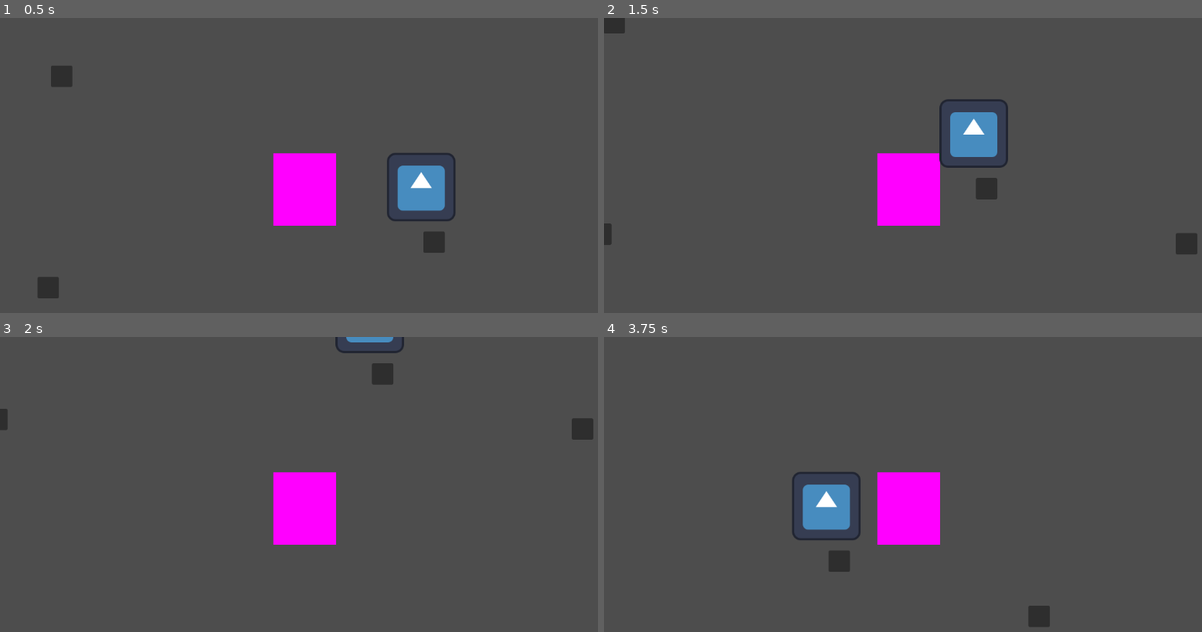
Above: before the commit, frames 1-4 (two rows, left to right).
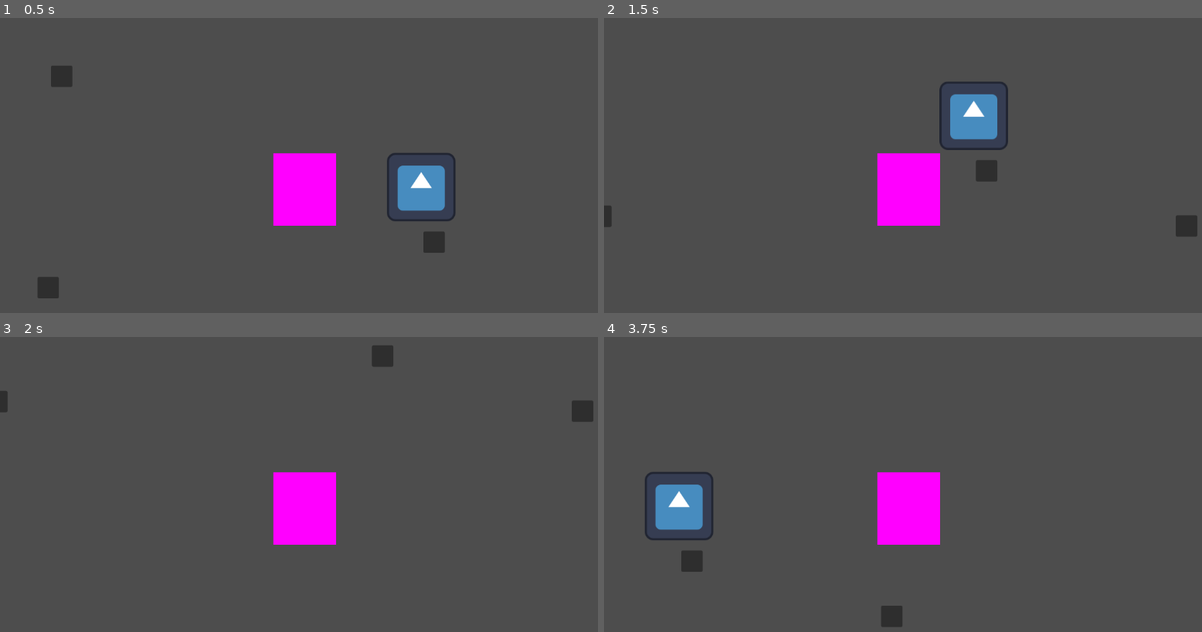
Above: after the commit, the same moments.

Repository: ThermobladeStudios/BambooBytes
Game: Godot game, scene res://world_map.tscn
Two runs of this game, one before a commit and one after it. Both use one fixed random seed, a clock stepped at 60 frames per second and the inputs below. The engine's default icon, where the game draws it, is replaced by a stand-in: a white triangle on a blue panel in a dark square.
Inputs:
- Up to frame 1 (0.5 s): no input
- Up to frame 2 (1.5 s): tap Enter at 0.5 s; hold D (Right) 0.53-1.28 s; hold Shift (Sprint, bound only after the commit) 0.53-1.28 s; tap Space at 1.25 s; hold S (Down) from 1.28 s (still down); tap Shift (Sprint, bound only after the commit) at 1.35 s
- Up to frame 3 (2 s): keep holding S (Down)
- Up to frame 4 (3.75 s): release S (Down) at 2.03 s; hold D (Right) 2.03-2.78 s; hold Shift (Sprint, bound only after the commit) 2.03-2.78 s; hold W (Up) 2.78-3.53 s; tap Shift (Sprint, bound only after the commit) at 2.85 s; hold A (Left) from 3.53 s (still down); hold Shift (Sprint, bound only after the commit) from 3.53 s (still down)

Frame 1 is identical in both runs. In frame 2, 2.6% of the frame differs, in the area x 0-100%, y 0-81%; in frame 3, 1.2%; in frame 4, 4.1%, in the area x 6-75%, y 45-99%.

Commit message:
Added sprint to testGame
PRESS SHIFT TO MOVE PURPLE BLOCK SLIGHTLY FASTER

Diff:
--- a/BambooBytes/Player/Player.gd
+++ b/BambooBytes/Player/Player.gd
@@ -5,6 +5,9 @@
 
 func _process(delta):
 	var input_direction = Vector2(Input.get_action_strength("Right") - Input.get_action_strength("Left") , Input.get_action_strength("Down") - Input.get_action_strength("Up"))
-
+	if(Input.is_action_pressed("Sprint")):
+		speed=1000
+	elif(Input.is_action_just_released):
+		speed=500
 	velocity = input_direction * speed
 	move_and_slide()
--- a/BambooBytes/project.godot
+++ b/BambooBytes/project.godot
@@ -24,21 +24,30 @@
 Up={
 "deadzone": 0.5,
 "events": [Object(InputEventKey,"resource_local_to_scene":false,"resource_name":"","device":-1,"window_id":0,"alt_pressed":false,"shift_pressed":false,"ctrl_pressed":false,"meta_pressed":false,"pressed":false,"keycode":0,"physical_keycode":87,"key_label":0,"unicode":119,"echo":false,"script":null)
+, Object(InputEventKey,"resource_local_to_scene":false,"resource_name":"","device":-1,"window_id":0,"alt_pressed":false,"shift_pressed":false,"ctrl_pressed":false,"meta_pressed":false,"pressed":false,"keycode":0,"physical_keycode":4194320,"key_label":0,"unicode":0,"echo":false,"script":null)
 ]
 }
 Down={
 "deadzone": 0.5,
 "events": [Object(InputEventKey,"resource_local_to_scene":false,"resource_name":"","device":-1,"window_id":0,"alt_pressed":false,"shift_pressed":false,"ctrl_pressed":false,"meta_pressed":false,"pressed":false,"keycode":0,"physical_keycode":83,"key_label":0,"unicode":115,"echo":false,"script":null)
+, Object(InputEventKey,"resource_local_to_scene":false,"resource_name":"","device":-1,"window_id":0,"alt_pressed":false,"shift_pressed":false,"ctrl_pressed":false,"meta_pressed":false,"pressed":false,"keycode":0,"physical_keycode":4194322,"key_label":0,"unicode":0,"echo":false,"script":null)
 ]
 }
 Left={
 "deadzone": 0.5,
 "events": [Object(InputEventKey,"resource_local_to_scene":false,"resource_name":"","device":-1,"window_id":0,"alt_pressed":false,"shift_pressed":false,"ctrl_pressed":false,"meta_pressed":false,"pressed":false,"keycode":0,"physical_keycode":65,"key_label":0,"unicode":97,"echo":false,"script":null)
+, Object(InputEventKey,"resource_local_to_scene":false,"resource_name":"","device":-1,"window_id":0,"alt_pressed":false,"shift_pressed":false,"ctrl_pressed":false,"meta_pressed":false,"pressed":false,"keycode":0,"physical_keycode":4194319,"key_label":0,"unicode":0,"echo":false,"script":null)
 ]
 }
 Right={
 "deadzone": 0.5,
 "events": [Object(InputEventKey,"resource_local_to_scene":false,"resource_name":"","device":-1,"window_id":0,"alt_pressed":false,"shift_pressed":false,"ctrl_pressed":false,"meta_pressed":false,"pressed":false,"keycode":0,"physical_keycode":68,"key_label":0,"unicode":100,"echo":false,"script":null)
+, Object(InputEventKey,"resource_local_to_scene":false,"resource_name":"","device":-1,"window_id":0,"alt_pressed":false,"shift_pressed":false,"ctrl_pressed":false,"meta_pressed":false,"pressed":false,"keycode":0,"physical_keycode":4194321,"key_label":0,"unicode":0,"echo":false,"script":null)
+]
+}
+Sprint={
+"deadzone": 0.5,
+"events": [Object(InputEventKey,"resource_local_to_scene":false,"resource_name":"","device":-1,"window_id":0,"alt_pressed":false,"shift_pressed":false,"ctrl_pressed":false,"meta_pressed":false,"pressed":false,"keycode":0,"physical_keycode":4194325,"key_label":0,"unicode":0,"echo":false,"script":null)
 ]
 }
 
--- a/BambooBytes/world_map.tscn
+++ b/BambooBytes/world_map.tscn
@@ -8,7 +8,6 @@
 
 [node name="CharacterBody2D" parent="." instance=ExtResource("1_jf1yx")]
 position = Vector2(-397, -73)
-motion_mode = 1
 
 [node name="Camera2D" type="Camera2D" parent="CharacterBody2D"]
 position = Vector2(506, 180)
